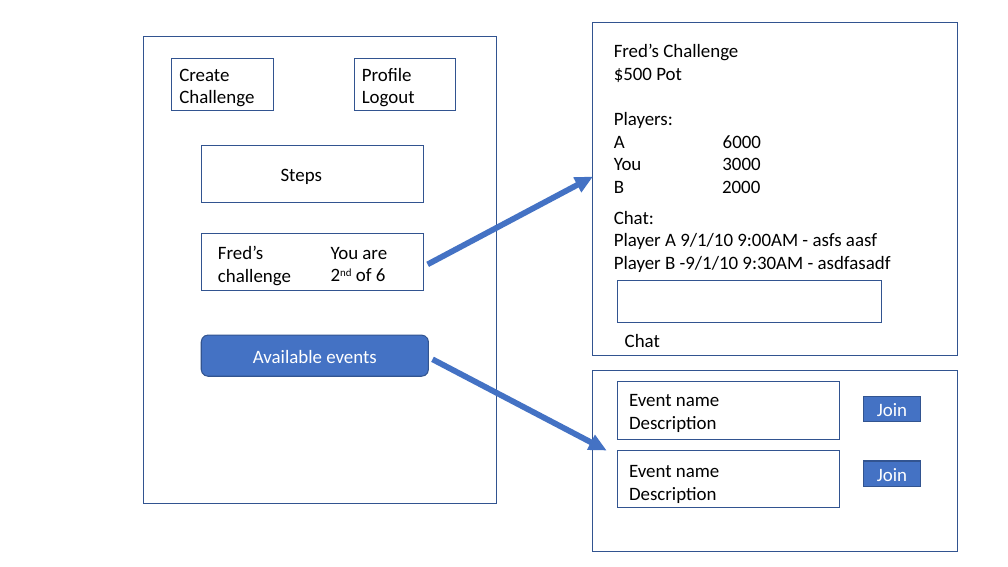
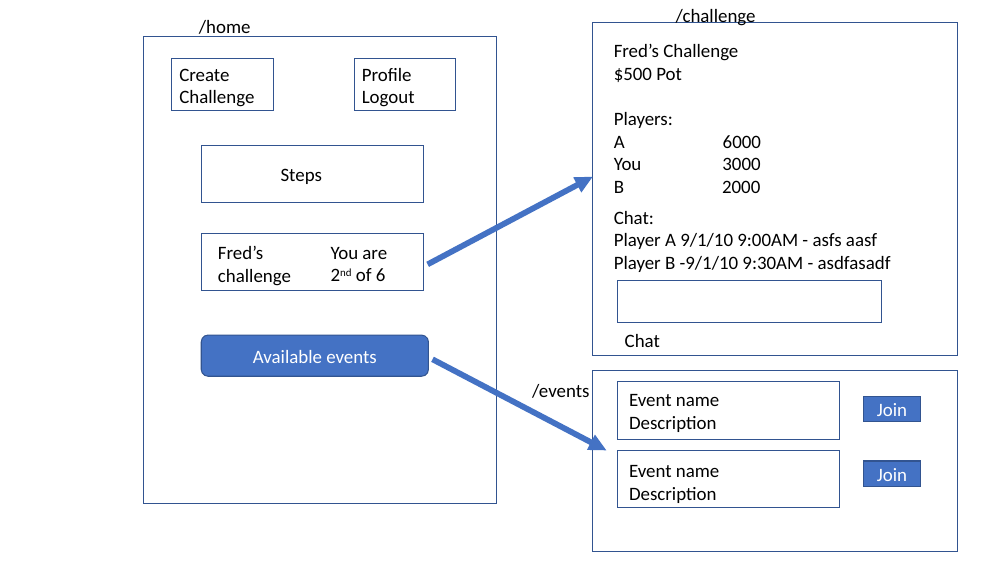
Before and after one commit to Mekken/FitBet, a slide deck: slide 1 of client/public/screens.pptx. Drawn at 1008x567 pixels with LibreOffice and Linux fonts; fonts in the diff are those of the drawing. Boxes give left, top, right and bottom in pixels: in the first picture for what was removed or moved away, otherwise in the second. Text is boxed around its words. In the diff, an @@ line names an element or a change of style, - is before the commit and + after.

```diff
--- a/client/public/screens.pptx
+++ b/client/public/screens.pptx
@@ text added at (199, 20, 251, 37), 18 pt, text #000000 @@
+/home
@@ text added at (676, 9, 756, 26), 18 pt, text #000000 @@
+/challenge
@@ text added at (532, 384, 589, 398), 18 pt, text #000000 @@
+/events
```
Also in this commit, not shown: 1 other slide changed, 1 slide removed.
